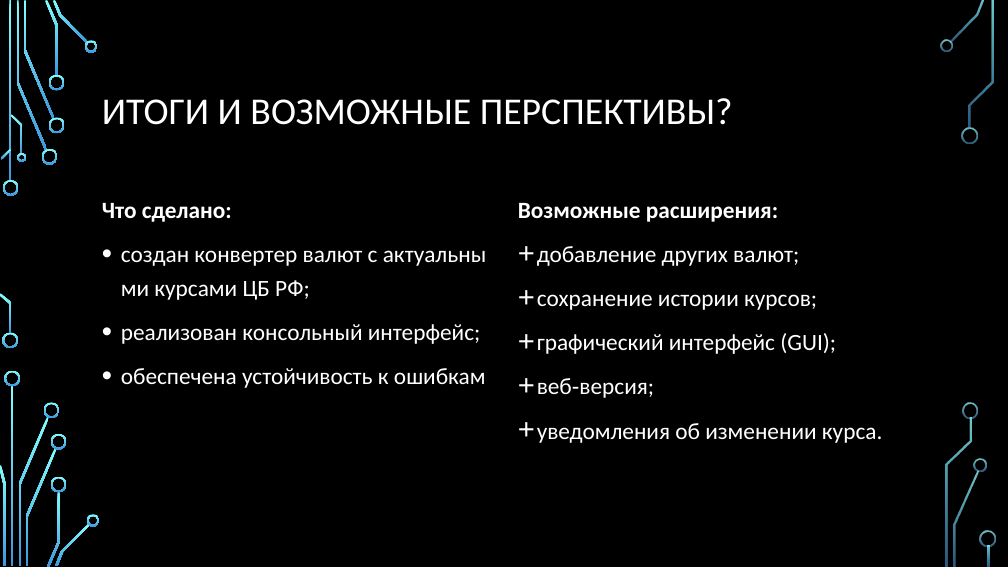
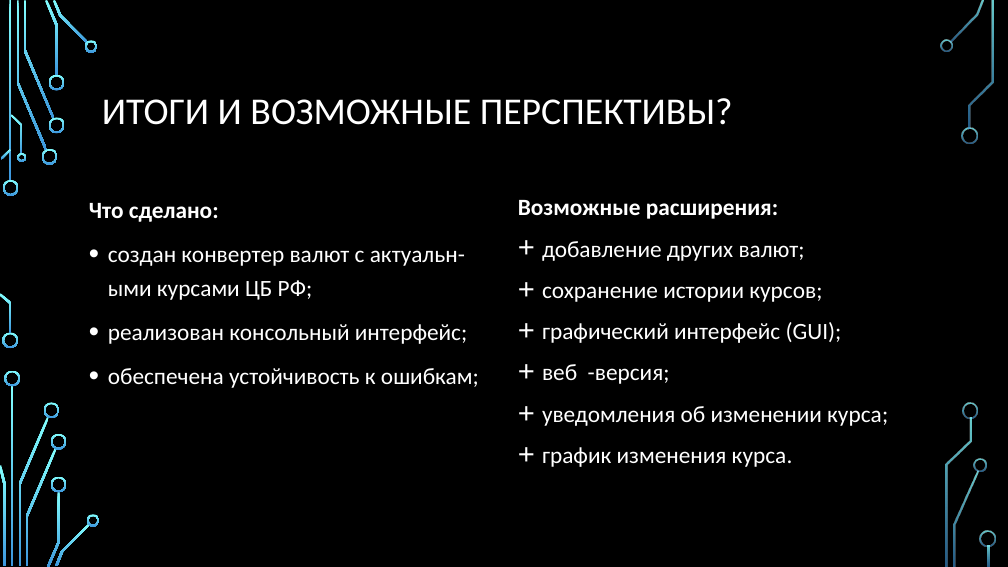
Before and after one commit to BlackPaganYT/Currency_Rates, a slide deck: slide 9 of Конвентатор валют.pptx (slide 10 before the commit). Drawn at 1008x567 pixels with LibreOffice and Linux fonts; fonts in the diff are those of the drawing; background and template pictures are left out. Boxes give left, top, right and bottom in pixels: in the first picture for what was removed or moved away, otherwise in the second. Text is boxed around its words. In the diff, an @@ line names an element or a change of style, - is before the commit and + after.

```diff
--- a/Конвентатор валют.pptx
+++ b/Конвентатор валют.pptx
@@ text "Что сделано:": place and size @@
-text "Что сделано:" at [102, 203, 486, 388]
+text "Что сделано:" at [89, 203, 479, 388]
@@ text at [518, 200, 842, 343]: line spacing 1.2 to 1.1 @@
@@ text at [108, 250, 465, 300]: text changed @@
-• создан конвертер валют с актуальными курсами ЦБ РФ;
+• создан конвертер валют с актуальн-ыми курсами ЦБ РФ;
@@ text at [108, 368, 479, 388]: text changed @@
-• обеспечена устойчивость к ошибкам
+• обеспечена устойчивость к ошибкам;
@@ text at [542, 364, 888, 467]: text changed @@
-+ веб‑версия;
-+ уведомления об изменении курса.
++ веб -версия;
++ уведомления об изменении курса;
++ график изменения курса.
```
Also in this commit, not shown: 6 other slides changed, 1 slide removed.
